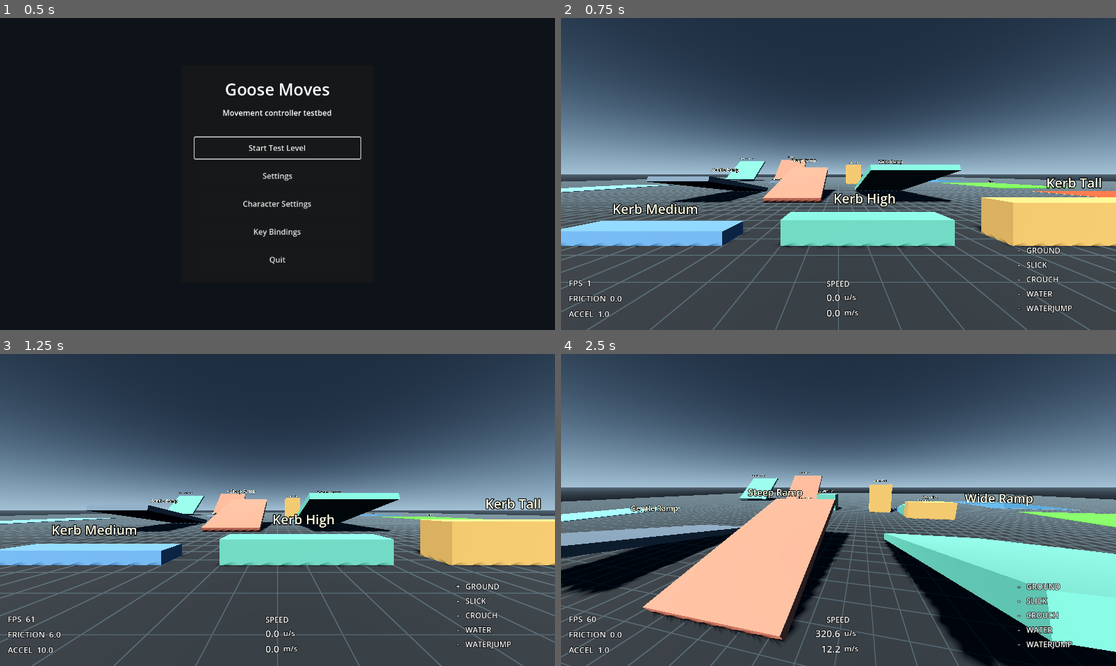
Above: before the commit, frames 1-4 (two rows, left to right).
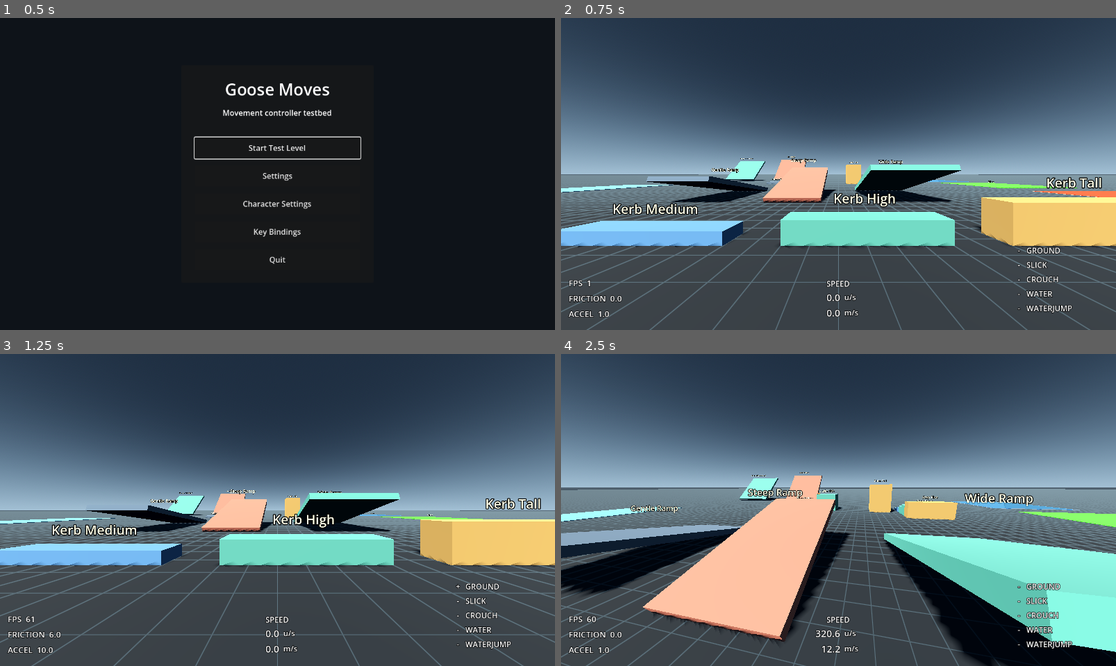
Above: after the commit, the same moments.

Repository: IzalithSky/goose-moves
Game: Godot game, scene res://scenes/main_menu.tscn
Two runs of this game, one before a commit and one after it. Both use one fixed random seed, a clock stepped at 60 frames per second and the inputs below.
Inputs (mouse positions are in pixels of both pictures, inside the frame that each line leads up to):
- Up to frame 1 (0.5 s): no input
- Up to frame 2 (0.75 s): click "Start Test Level" at 0.5 s
- Up to frame 3 (1.25 s): no input
- Up to frame 4 (2.5 s): tap Enter at 1.25 s; move the mouse to (866, 510) at 1.27 s; hold Shift (player_walk) 1.28-2.03 s; hold W (player_forward) from 1.28 s (still down); tap E (player_special) at 1.35 s; click (866, 510) at 1.42 s; tap Space (player_jump) at 1.52, 1.82, 2.27, 2.3 s; move the mouse to (810, 510) at 2.02 s; tap Shift (player_walk) at 2.1 s; click (810, 510) at 2.17 s

Frame 1 is identical in both runs. In frame 2, 0.8% of the frame differs, in the area x 0-100%, y 50-74%; in frame 3, 0.6%; in frame 4, 1.8%, in the area x 0-100%, y 42-89%.

Commit message:
flight controller wip

Diff:
--- /dev/null
+++ b/data/settings_presets/flight/default.json
@@ -0,0 +1,19 @@
+{
+	"version": 1,
+	"name": "Default",
+	"controller": "flight",
+	"settings": {
+		"fov": 100.0,
+		"mouse_sensitivity": 0.003,
+		"camera_distance": 5.0,
+		"gravity_scale": 0.15,
+		"mass": 4.0,
+		"max_thrust": 18.8,
+		"flap_duration": 1.0,
+		"reference_area": 0.275,
+		"extra_linear_drag_quadratic_coefficient": 0.015
+	},
+	"keybindings": {
+		"player_jump": [32, -1]
+	}
+}
--- /dev/null
+++ b/scenes/flight_controller.tscn
@@ -0,0 +1,61 @@
+[gd_scene load_steps=5 format=3]
+
+[ext_resource type="Script" path="res://scripts/flight_controller.gd" id="1_flight"]
+
+[sub_resource type="BoxShape3D" id="BoxShape3D_flight_collision"]
+size = Vector3(1.2, 1.2, 1.2)
+
+[sub_resource type="StandardMaterial3D" id="StandardMaterial3D_flight_body"]
+transparency = 1
+albedo_color = Color(0.98, 0.5, 0.08, 0.72)
+roughness = 0.7
+
+[sub_resource type="PrismMesh" id="PrismMesh_flight_body"]
+material = SubResource("StandardMaterial3D_flight_body")
+size = Vector3(1.2, 1.8, 0.6)
+
+[node name="FlightController" type="CharacterBody3D"]
+script = ExtResource("1_flight")
+
+[node name="CollisionShape3D" type="CollisionShape3D" parent="."]
+shape = SubResource("BoxShape3D_flight_collision")
+
+[node name="BodyMesh" type="MeshInstance3D" parent="."]
+transform = Transform3D(-1, -8.742278e-08, 3.821371e-15, 0, -4.371139e-08, -1, 8.742278e-08, -1, 4.371139e-08, 0, 0, 0)
+mesh = SubResource("PrismMesh_flight_body")
+
+[node name="CameraRig" type="Node3D" parent="."]
+
+[node name="SpringArm3D" type="SpringArm3D" parent="CameraRig"]
+spring_length = 5.0
+margin = 0.1
+collision_mask = 1
+
+[node name="Camera3D" type="Camera3D" parent="CameraRig/SpringArm3D"]
+current = true
+fov = 100.0
+
+[node name="HUD" type="CanvasLayer" parent="."]
+
+[node name="StatusLabel" type="Label" parent="HUD"]
+offset_left = 16.0
+offset_top = 16.0
+offset_right = 260.0
+offset_bottom = 120.0
+mouse_filter = 2
+theme_override_font_sizes/font_size = 18
+
+[node name="CenterDot" type="ColorRect" parent="HUD"]
+anchors_preset = 8
+anchor_left = 0.5
+anchor_top = 0.5
+anchor_right = 0.5
+anchor_bottom = 0.5
+offset_left = -2.0
+offset_top = -2.0
+offset_right = 2.0
+offset_bottom = 2.0
+grow_horizontal = 2
+grow_vertical = 2
+mouse_filter = 2
+color = Color(1, 1, 1, 0.85)
--- a/scenes/primitive_test_level.tscn
+++ b/scenes/primitive_test_level.tscn
@@ -135,7 +135,7 @@
 
 [node name="Base" type="CSGBox3D" parent="GridFloor" unique_id=948083644]
 transform = Transform3D(1, 0, 0, 0, 1, 0, 0, 0, 1, 0, -0.1, 0)
-size = Vector3(180, 0.2, 180)
+size = Vector3(1000, 0.2, 1000)
 material = SubResource("ShaderMaterial_grid")
 
 [node name="WaterCutout" type="CSGBox3D" parent="GridFloor" unique_id=1342376767]
--- /dev/null
+++ b/scripts/flight_controller.gd
@@ -0,0 +1,300 @@
+class_name FlightController
+extends CharacterBody3D
+
+const DEFAULT_CAMERA_DISTANCE := 5.0
+const DEFAULT_GRAVITY_SCALE := 0.15
+const DEFAULT_MASS := 4.0
+const DEFAULT_MAX_THRUST := 18.8
+const DEFAULT_FLAP_DURATION := 1.0
+const Q3_FLOOR_FRICTION := 6.0
+const Q3_FLOOR_STOP_SPEED := 3.81
+const FLOOR_NORMAL_Y := 0.7
+const CAMERA_ROLL_MAX_BANK_RAD := PI * 0.25
+const DEFAULT_REFERENCE_AREA := 0.275
+const DEFAULT_EXTRA_LINEAR_DRAG_LINEAR_COEFFICIENT := 0.0
+const DEFAULT_EXTRA_LINEAR_DRAG_QUADRATIC_COEFFICIENT := 0.015
+const DEFAULT_AIR_DENSITY := 1.225
+const MIN_AERODYNAMIC_SPEED_SQUARED := 0.0001
+const MIN_DIRECTION_VECTOR_LENGTH_SQUARED := 0.000001
+const COLLISION_OVERBOUNCE := 1.001
+const MAX_COLLISION_SLIDES := 4
+const DEFAULT_LIFT_TABLE: Array[Vector2] = [
+	Vector2(-27.6253890991211, -0.15062952041626),
+	Vector2(-20.1257400512695, -0.990721225738525),
+	Vector2(-10.1813583374023, -0.79803854227066),
+	Vector2(-5.06200742721558, -0.398243486881256),
+	Vector2(0.0, 0.0),
+	Vector2(4.97950315475464, 0.393706113100052),
+	Vector2(9.94499397277832, 0.797897636890411),
+	Vector2(14.9804210662842, 1.19854366779327),
+	Vector2(19.8759765625, 1.60273516178131),
+	Vector2(24.064697265625, 1.38089370727539),
+	Vector2(29.7328300476074, 0.169581770896912),
+]
+const DEFAULT_DRAG_TABLE: Array[Vector2] = [
+	Vector2(-31.7460308074951, 0.340881764888763),
+	Vector2(-26.1224498748779, 0.255310624837875),
+	Vector2(-20.5895690917969, 0.180961921811104),
+	Vector2(-16.3718814849854, 0.122044086456299),
+	Vector2(-10.4761905670166, 0.0631262511014938),
+	Vector2(-5.62358283996582, 0.0266533065587282),
+	Vector2(0.173160284757614, 0.00265896669588983),
+	Vector2(5.80498886108398, 0.0154308620840311),
+	Vector2(11.0204086303711, 0.0645290613174438),
+	Vector2(15.9637184143066, 0.123446896672249),
+	Vector2(20.770975112915, 0.182364732027054),
+	Vector2(26.2585029602051, 0.253907829523087),
+	Vector2(31.0657596588135, 0.352104216814041),
+]
+const DEFAULT_THRUST_TABLE: Array[Vector2] = [
+	Vector2(0.0, 1.0),
+	Vector2(28.6281185150146, 0.904809594154358),
+	Vector2(45.6349220275879, 0.8567134141922),
+	Vector2(61.5079383850098, 0.802605211734772),
+	Vector2(79.3650817871094, 0.754509031772614),
+	Vector2(103.741493225098, 0.679358720779419),
+	Vector2(132.653060913086, 0.583166360855103),
+	Vector2(163.548751831055, 0.498997986316681),
+	Vector2(210.03401184082, 0.381763517856598),
+	Vector2(390.306121826172, 0.0420841686427593),
+]
+
+@onready var collision_shape: CollisionShape3D = $CollisionShape3D
+@onready var body_mesh: MeshInstance3D = $BodyMesh
+@onready var camera_rig: Node3D = $CameraRig
+@onready var camera: Camera3D = $CameraRig/SpringArm3D/Camera3D
+@onready var spring_arm: SpringArm3D = $CameraRig/SpringArm3D
+@onready var status_label: Label = $HUD/StatusLabel
+
+var flap_time_remaining := 0.0
+var aoa_deg := 0.0
+var sideslip_deg := 0.0
+var mass := DEFAULT_MASS
+var max_thrust := DEFAULT_MAX_THRUST
+var reference_area := DEFAULT_REFERENCE_AREA
+var gravity_scale := DEFAULT_GRAVITY_SCALE
+var extra_linear_drag_quadratic_coefficient := DEFAULT_EXTRA_LINEAR_DRAG_QUADRATIC_COEFFICIENT
+var flap_duration := DEFAULT_FLAP_DURATION
+var mouse_sensitivity := Settings.DEFAULT_MOUSE_SENSITIVITY
+var camera_yaw := 0.0
+var camera_pitch := deg_to_rad(-15.0)
+
+
+func _ready() -> void:
+	motion_mode = CharacterBody3D.MOTION_MODE_FLOATING
+	floor_snap_length = 0.0
+	camera_rig.top_level = true
+	collision_shape.shape = collision_shape.shape.duplicate()
+	body_mesh.mesh = body_mesh.mesh.duplicate()
+	_apply_controller_settings()
+	Settings.settings_changed.connect(on_settings_changed)
+	Input.mouse_mode = Input.MOUSE_MODE_CAPTURED
+
+
+func _process(_delta: float) -> void:
+	var forward_speed := velocity.dot(-global_basis.z)
+	status_label.text = "Flight\nSpeed %.2f m/s\nAoA %.1f°\nSideslip %.1f°\nFlap %.2f s" % [
+		forward_speed,
+		aoa_deg,
+		sideslip_deg,
+		flap_time_remaining,
+	]
+
+
+func _physics_process(delta: float) -> void:
+	_collect_inputs()
+	flap_time_remaining = maxf(flap_time_remaining - delta, 0.0)
+	_update_aero_angles()
+	var total_force := _get_gravity_force() + _get_thrust_force() + _get_aerodynamic_force() + _get_extra_drag_force()
+	velocity += (total_force / maxf(mass, 0.001)) * delta
+	_apply_direct_rotation()
+	move_and_slide()
+	var floor_normal := _apply_collision_response()
+	if floor_normal != Vector3.ZERO:
+		_apply_q3_floor_friction(delta, floor_normal)
+	_apply_camera_rotation()
+
+
+func _input(event: InputEvent) -> void:
+	if event is InputEventMouseMotion and Input.mouse_mode == Input.MOUSE_MODE_CAPTURED:
+		camera_yaw -= event.relative.x * mouse_sensitivity
+		camera_pitch = clampf(
+			camera_pitch - (event.relative.y * mouse_sensitivity),
+			deg_to_rad(-75.0),
+			deg_to_rad(60.0),
+		)
+		_apply_camera_rotation()
+
+
+func _apply_camera_rotation() -> void:
+	if camera_rig != null:
+		camera_rig.global_position = global_position
+		camera_rig.global_rotation = Vector3(camera_pitch, camera_yaw, 0.0)
+
+
+func place_at_view(view_transform: Transform3D) -> void:
+	transform = Transform3D(view_transform.basis.orthonormalized(), view_transform.origin)
+	var view_euler := view_transform.basis.get_euler()
+	camera_yaw = view_euler.y
+	camera_pitch = view_euler.x
+	velocity = -transform.basis.z * 12.0
+	_apply_camera_rotation()
+
+
+func get_view_camera() -> Camera3D:
+	return camera
+
+
+func on_settings_changed() -> void:
+	_apply_controller_settings()
+
+
+func _collect_inputs() -> void:
+	if Input.is_action_just_pressed("player_jump"):
+		flap_time_remaining = maxf(flap_duration, 0.0)
+
+
+func _update_aero_angles() -> void:
+	var air_velocity_local := global_basis.orthonormalized().transposed() * velocity
+	var flow_forward := -air_velocity_local.z
+	var flow_up := air_velocity_local.y
+	var flow_right := air_velocity_local.x
+	var forward_plane_speed := maxf(sqrt(flow_forward * flow_forward + flow_up * flow_up), 0.0001)
+	aoa_deg = rad_to_deg(-atan2(flow_up, flow_forward))
+	sideslip_deg = rad_to_deg(atan2(flow_right, forward_plane_speed))
+
+
+func _get_gravity_force() -> Vector3:
+	var gravity_direction: Vector3 = ProjectSettings.get_setting("physics/3d/default_gravity_vector")
+	var gravity_magnitude := float(ProjectSettings.get_setting("physics/3d/default_gravity"))
+	return gravity_direction * gravity_magnitude * gravity_scale * mass
+
+
+func _get_thrust_force() -> Vector3:
+	if flap_time_remaining <= 0.0:
+		return Vector3.ZERO
+	var forward_axis := (-global_basis.z).normalized()
+	var up_axis := global_basis.y.normalized()
+	var flap_axis := (forward_axis + up_axis).normalized()
+	var forward_speed := absf(velocity.dot(forward_axis))
+	var thrust_scale := maxf(_sample_table(DEFAULT_THRUST_TABLE, forward_speed), 0.0)
+	return flap_axis * max_thrust * thrust_scale
+
+
+func _get_aerodynamic_force() -> Vector3:
+	var speed_squared := velocity.length_squared()
+	if speed_squared < MIN_AERODYNAMIC_SPEED_SQUARED:
+		return Vector3.ZERO
+	var air_speed := sqrt(speed_squared)
+	var airflow_direction := velocity / air_speed
+	var dynamic_pressure := 0.5 * DEFAULT_AIR_DENSITY * speed_squared
+	var lift_coefficient := _sample_table(DEFAULT_LIFT_TABLE, aoa_deg)
+	var drag_coefficient := maxf(_sample_table(DEFAULT_DRAG_TABLE, aoa_deg), 0.0)
+	var drag_force := -airflow_direction * dynamic_pressure * reference_area * drag_coefficient
+	var lift_axis := global_basis.y.normalized()
+	var lift_force := lift_axis * dynamic_pressure * reference_area * lift_coefficient
+	return drag_force + lift_force
+
+
+func _get_extra_drag_force() -> Vector3:
+	var speed_squared := velocity.length_squared()
+	if speed_squared < MIN_AERODYNAMIC_SPEED_SQUARED:
+		return Vector3.ZERO
+	var air_speed := sqrt(speed_squared)
+	var direction := velocity / air_speed
+	var linear_component := DEFAULT_EXTRA_LINEAR_DRAG_LINEAR_COEFFICIENT * air_speed
+	var quadratic_component := extra_linear_drag_quadratic_coefficient * speed_squared
+	return -direction * reference_area * (linear_component + quadratic_component)
+
+
+func _apply_direct_rotation() -> void:
+	var heading_forward := -global_basis.z
+	heading_forward.y = 0.0
+	if heading_forward.length_squared() <= MIN_DIRECTION_VECTOR_LENGTH_SQUARED:
+		heading_forward = Vector3.FORWARD
+	else:
+		heading_forward = heading_forward.normalized()
+
+	var camera_forward := -camera.global_basis.z
+	var camera_flat_forward := Vector3(camera_forward.x, 0.0, camera_forward.z)
+	var yaw_error := 0.0
+	if camera_flat_forward.length_squared() > MIN_DIRECTION_VECTOR_LENGTH_SQUARED:
+		camera_flat_forward = camera_flat_forward.normalized()
+		yaw_error = atan2(
+			heading_forward.cross(camera_flat_forward).dot(Vector3.UP),
+			heading_forward.dot(camera_flat_forward)
+		)
+
+	var target_bank_angle := clampf(-yaw_error * 0.5, -CAMERA_ROLL_MAX_BANK_RAD, CAMERA_ROLL_MAX_BANK_RAD)
+	var target_forward := (heading_forward * cos(camera_pitch) + Vector3.UP * sin(camera_pitch)).normalized()
+	var target_right := target_forward.cross(Vector3.UP)
+	if target_right.length_squared() <= MIN_DIRECTION_VECTOR_LENGTH_SQUARED:
+		target_right = global_basis.x
+	else:
+		target_right = target_right.normalized()
+	var target_up := target_right.cross(target_forward).normalized()
+	target_right = Basis(target_forward, target_bank_angle) * target_right
+	target_up = Basis(target_forward, target_bank_angle) * target_up
+	global_basis = Basis(target_right, target_up, -target_forward).orthonormalized()
+
+
+func _apply_collision_response() -> Vector3:
+	var floor_normal := Vector3.ZERO
+	for collision_index in mini(get_slide_collision_count(), MAX_COLLISION_SLIDES):
+		var normal := get_slide_collision(collision_index).get_normal()
+		if normal.y >= FLOOR_NORMAL_Y:
+			floor_normal = normal
+		if velocity.dot(normal) < 0.0:
+			velocity = _clip_velocity(velocity, normal, COLLISION_OVERBOUNCE)
+	return floor_normal
+
+
+func _apply_q3_floor_friction(delta: float, floor_normal: Vector3) -> void:
+	var tangent_velocity := velocity.slide(floor_normal)
+	var speed := tangent_velocity.length()
+	if speed <= 0.0:
+		return
+	var drop := maxf(speed, Q3_FLOOR_STOP_SPEED) * Q3_FLOOR_FRICTION * delta
+	var new_speed := maxf(speed - drop, 0.0)
+	var normal_velocity := velocity - tangent_velocity
+	velocity = normal_velocity + (tangent_velocity * (new_speed / speed))
+
+
+func _clip_velocity(input_velocity: Vector3, plane_normal: Vector3, overbounce: float) -> Vector3:
+	var backoff := input_velocity.dot(plane_normal)
+	if backoff < 0.0:
+		backoff *= overbounce
+	else:
+		backoff /= overbounce
+	return input_velocity - (plane_normal * backoff)
+
+
+func _sample_table(points: Array[Vector2], x_value: float) -> float:
+	if points.is_empty():
+		return 0.0
+	if x_value <= points[0].x:
+		return points[0].y
+	var last_index := points.size() - 1
+	if x_value >= points[last_index].x:
+		return points[last_index].y
+	for index in last_index:
+		var left := points[index]
+		var right := points[index + 1]
+		if x_value <= right.x:
+			var span := right.x - left.x
+			if is_zero_approx(span):
+				return right.y
+			return lerpf(left.y, right.y, (x_value - left.x) / span)
+	return points[last_index].y
+
+
+func _apply_controller_settings() -> void:
+	camera.fov = Settings.get_controller_setting("fov", Settings.CHARACTER_FLIGHT)
+	mouse_sensitivity = Settings.get_controller_setting("mouse_sensitivity", Settings.CHARACTER_FLIGHT)
+	spring_arm.spring_length = Settings.get_controller_setting("camera_distance", Settings.CHARACTER_FLIGHT)
+	gravity_scale = Settings.get_controller_setting("gravity_scale", Settings.CHARACTER_FLIGHT)
+	mass = Settings.get_controller_setting("mass", Settings.CHARACTER_FLIGHT)
+	max_thrust = Settings.get_controller_setting("max_thrust", Settings.CHARACTER_FLIGHT)
+	flap_duration = Settings.get_controller_setting("flap_duration", Settings.CHARACTER_FLIGHT)
+	reference_area = Settings.get_controller_setting("reference_area", Settings.CHARACTER_FLIGHT)
+	extra_linear_drag_quadratic_coefficient = Settings.get_controller_setting("extra_linear_drag_quadratic_coefficient", Settings.CHARACTER_FLIGHT)
--- a/scripts/keybindings_settings.gd
+++ b/scripts/keybindings_settings.gd
@@ -8,10 +8,12 @@
 const CHARACTER_Q3 := "q3"
 const CHARACTER_SPECTATOR := "spectator"
 const CHARACTER_PLATFORMER := "platformer"
+const CHARACTER_FLIGHT := "flight"
 const SECTIONS := {
 	CHARACTER_Q3: "bindings_q3",
 	CHARACTER_SPECTATOR: "bindings_spectator",
 	CHARACTER_PLATFORMER: "bindings_platformer",
+	CHARACTER_FLIGHT: "bindings_flight",
 }
 const Q3_ACTIONS: Array[String] = [
 	"player_forward",
@@ -39,6 +41,9 @@
 	"player_jump",
 	"player_crouch",
 	"player_special",
+]
+const FLIGHT_ACTIONS: Array[String] = [
+	"player_jump",
 ]
 const Q3_ACTION_LABELS := {
 	"player_forward": "Move Forward",
@@ -67,6 +72,9 @@
 	"player_crouch": "Crouch / Ground Pound",
 	"player_special": "Dive / Attack",
 }
+const FLIGHT_ACTION_LABELS := {
+	"player_jump": "Flap / Jump",
+}
 const DEFAULT_BINDINGS := {
 	"player_forward": [KEY_W, -1],
 	"player_back": [KEY_S, -1],
@@ -95,6 +103,8 @@
 		return SPECTATOR_ACTIONS.duplicate()
 	if controller == CHARACTER_PLATFORMER:
 		return PLATFORMER_ACTIONS.duplicate()
+	if controller == CHARACTER_FLIGHT:
+		return FLIGHT_ACTIONS.duplicate()
 	return Q3_ACTIONS.duplicate()
 
 
@@ -104,6 +114,8 @@
 		return str(SPECTATOR_ACTION_LABELS.get(action, action))
 	if controller == CHARACTER_PLATFORMER:
 		return str(PLATFORMER_ACTION_LABELS.get(action, action))
+	if controller == CHARACTER_FLIGHT:
+		return str(FLIGHT_ACTION_LABELS.get(action, action))
 	return str(Q3_ACTION_LABELS.get(action, action))
 
 
@@ -273,6 +285,8 @@
 		return CHARACTER_SPECTATOR
 	if value == CHARACTER_PLATFORMER:
 		return CHARACTER_PLATFORMER
+	if value == CHARACTER_FLIGHT:
+		return CHARACTER_FLIGHT
 	return CHARACTER_Q3
 
 
--- a/scripts/primitive_test_level.gd
+++ b/scripts/primitive_test_level.gd
@@ -2,6 +2,7 @@
 
 const Q3_CHARACTER_CONTROLLER_SCENE := preload("res://scenes/q3_character_controller.tscn")
 const PLATFORMER_CONTROLLER_SCENE := preload("res://scenes/platformer_controller.tscn")
+const FLIGHT_CONTROLLER_SCENE := preload("res://scenes/flight_controller.tscn")
 const SPECTATOR_CAMERA_SCENE := preload("res://scenes/spectator_camera.tscn")
 const PAUSE_MENU_SCENE := preload("res://scenes/pause_menu.tscn")
 const DEFAULT_Q3_POSITION := Vector3(0.0, 1.0, 20.0)
@@ -54,6 +55,9 @@
 	elif active_character_id == Settings.CHARACTER_PLATFORMER:
 		active_character = PLATFORMER_CONTROLLER_SCENE.instantiate() as Node3D
 		active_character.call("place_at_view", view_transform)
+	elif active_character_id == Settings.CHARACTER_FLIGHT:
+		active_character = FLIGHT_CONTROLLER_SCENE.instantiate() as Node3D
+		active_character.call("place_at_view", view_transform)
 	else:
 		active_character = Q3_CHARACTER_CONTROLLER_SCENE.instantiate() as Node3D
 		_place_q3_at_view(active_character, view_transform)
@@ -83,6 +87,9 @@
 	if active_character_id == Settings.CHARACTER_PLATFORMER:
 		var platformer_camera := active_character.call("get_view_camera") as Camera3D
 		return platformer_camera.global_transform
+	if active_character_id == Settings.CHARACTER_FLIGHT:
+		var flight_camera := active_character.call("get_view_camera") as Camera3D
+		return flight_camera.global_transform
 	return active_character.global_transform
 
 
--- a/scripts/settings.gd
+++ b/scripts/settings.gd
@@ -4,6 +4,7 @@
 
 const Q3CC := preload("res://scripts/q3_character_controller.gd")
 const PLATFORMER_CC := preload("res://scripts/platformer_controller.gd")
+const FLIGHT_CC := preload("res://scripts/flight_controller.gd")
 const SAVE_PATH := "user://settings.cfg"
 const PRESET_SAVE_VERSION := 1
 const BUILTIN_PRESETS_DIR := "res://data/settings_presets"
@@ -19,15 +20,18 @@
 const CHARACTER_Q3 := "q3"
 const CHARACTER_SPECTATOR := "spectator"
 const CHARACTER_PLATFORMER := "platformer"
+const CHARACTER_FLIGHT := "flight"
 const CONTROLLER_SECTIONS := {
 	CHARACTER_Q3: "controller_q3",
 	CHARACTER_SPECTATOR: "controller_spectator",
 	CHARACTER_PLATFORMER: "controller_platformer",
+	CHARACTER_FLIGHT: "controller_flight",
 }
 const CONTROLLER_LABELS := {
 	CHARACTER_Q3: "Q3",
 	CHARACTER_SPECTATOR: "Spectator",
 	CHARACTER_PLATFORMER: "Platformer",
+	CHARACTER_FLIGHT: "Flight",
 }
 const Q3_SETTING_DEFS: Array[Dictionary] = [
 	{"key": "fov", "label": "Field of view", "default": DEFAULT_FOV, "min": MIN_FOV, "max": MAX_FOV, "step": 1.0, "format": "%.0f", "suffix": "°", "control": "slider"},
@@ -85,6 +89,17 @@
 	{"key": "swim_speed", "label": "Maximum swim speed", "default": PLATFORMER_CC.DEFAULT_SWIM_SPEED, "min": 0.0, "max": 60.0, "step": 0.5, "format": "%.1f", "suffix": " u/f"},
 	{"key": "buoyancy", "label": "Deep-water buoyancy", "default": PLATFORMER_CC.DEFAULT_BUOYANCY, "min": -20.0, "max": 20.0, "step": 0.25, "format": "%.2f", "suffix": " u/f"},
 ]
+const FLIGHT_SETTING_DEFS: Array[Dictionary] = [
+	{"key": "fov", "label": "Field of view", "default": DEFAULT_FOV, "min": MIN_FOV, "max": MAX_FOV, "step": 1.0, "format": "%.0f", "suffix": "°", "control": "slider"},
+	{"key": "mouse_sensitivity", "label": "Mouse sensitivity", "default": DEFAULT_MOUSE_SENSITIVITY, "min": 0.001, "max": 0.02, "step": 0.001, "format": "%.3f", "control": "slider"},
+	{"key": "camera_distance", "label": "Camera distance", "default": FLIGHT_CC.DEFAULT_CAMERA_DISTANCE, "min": 1.0, "max": 15.0, "step": 0.1, "format": "%.1f", "suffix": " m"},
+	{"key": "gravity_scale", "label": "Gravity scale", "default": FLIGHT_CC.DEFAULT_GRAVITY_SCALE, "min": 0.0, "max": 1.0, "step": 0.01, "format": "%.2f"},
+	{"key": "mass", "label": "Mass", "default": FLIGHT_CC.DEFAULT_MASS, "min": 1.0, "max": 50000.0, "step": 50.0, "format": "%.0f", "suffix": " kg"},
+	{"key": "max_thrust", "label": "Max thrust", "default": FLIGHT_CC.DEFAULT_MAX_THRUST, "min": 0.0, "max": 50000.0, "step": 100.0, "format": "%.0f", "suffix": " N"},
+	{"key": "flap_duration", "label": "Flap duration", "default": FLIGHT_CC.DEFAULT_FLAP_DURATION, "min": 0.0, "max": 5.0, "step": 0.05, "format": "%.2f", "suffix": " s"},
+	{"key": "reference_area", "label": "Reference area", "default": FLIGHT_CC.DEFAULT_REFERENCE_AREA, "min": 0.1, "max": 50.0, "step": 0.1, "format": "%.1f", "suffix": " m²"},
+	{"key": "extra_linear_drag_quadratic_coefficient", "label": "Extra quadratic drag", "default": FLIGHT_CC.DEFAULT_EXTRA_LINEAR_DRAG_QUADRATIC_COEFFICIENT, "min": 0.0, "max": 1.0, "step": 0.001, "format": "%.3f"},
+]
 
 var fullscreen := false
 var character_controller := CHARACTER_Q3
@@ -134,6 +149,8 @@
 		return SPECTATOR_SETTING_DEFS
 	if controller == CHARACTER_PLATFORMER:
 		return PLATFORMER_SETTING_DEFS
+	if controller == CHARACTER_FLIGHT:
+		return FLIGHT_SETTING_DEFS
 	return Q3_SETTING_DEFS
 
 
@@ -290,6 +307,8 @@
 		return CHARACTER_SPECTATOR
 	if value == CHARACTER_PLATFORMER:
 		return CHARACTER_PLATFORMER
+	if value == CHARACTER_FLIGHT:
+		return CHARACTER_FLIGHT
 	return CHARACTER_Q3
 
 
--- a/tests/test_platformer_configuration.gd
+++ b/tests/test_platformer_configuration.gd
@@ -119,7 +119,7 @@
 
 func _surface_fixtures() -> void:
 	var base := level.get_node("GridFloor/Base") as CSGBox3D
-	check("playable test floor expands to 180 metres", base.size == Vector3(180.0, 0.2, 180.0))
+	check("playable test floor expands to 1000 metres", base.size == Vector3(1000.0, 0.2, 1000.0))
 	for fixture_name in [
 		"Slippery",
 		"NotSlippery",
Not shown, added: scripts/flight_controller.gd.uid
